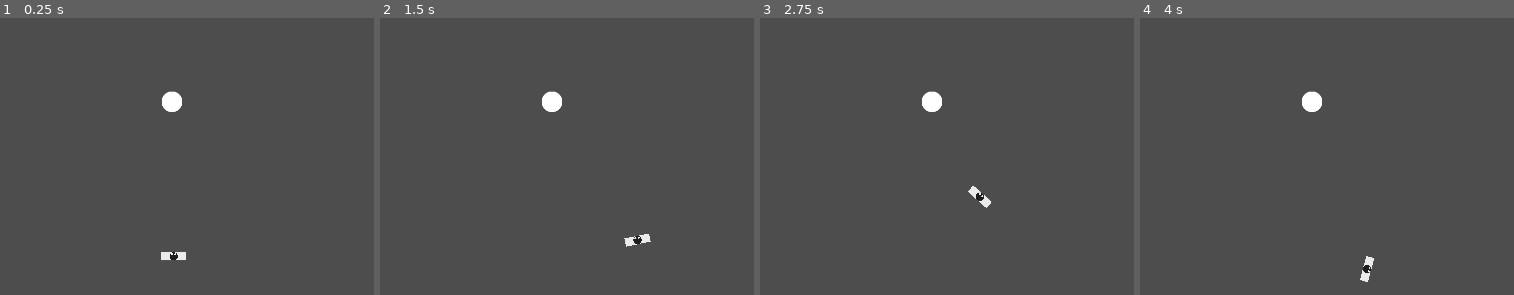
Above: before the commit, frames 1-4 (left to right).
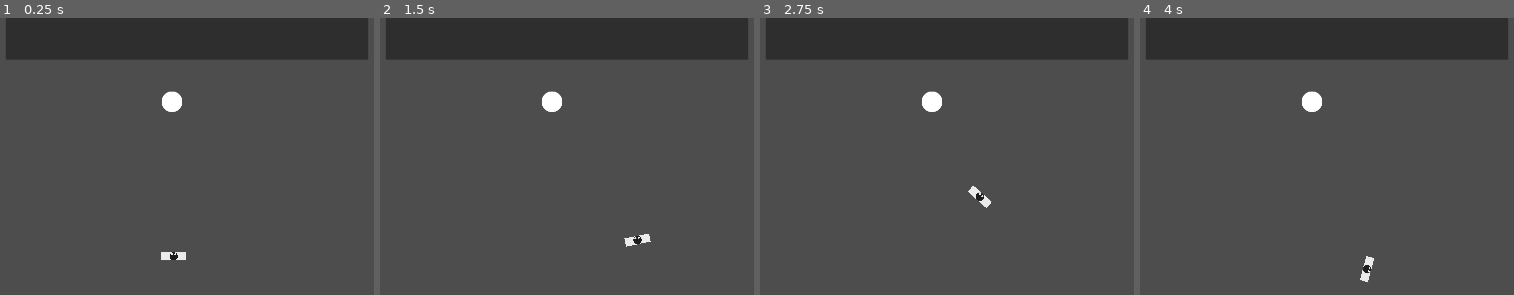
Above: after the commit, the same moments.

Repository: JennieAurellia/One-More-Day
Game: Godot game, scene res://src/scene/game_scene.tscn
The game is run twice, just before and just after one commit, with the same random seed, the same clock (stepped at 60 frames per second) and the same inputs. The project has no main scene, so this scene is started directly.
Inputs (mouse positions are in pixels of both pictures, inside the frame that each line leads up to):
- Up to frame 1 (0.25 s): no input
- Up to frame 2 (1.5 s): tap Enter at 0.5 s; move the mouse to (742, 220) at 0.52 s; click (742, 220) at 0.67 s; move the mouse to (406, 264) at 1.27 s; click (406, 264) at 1.42 s
- Up to frame 3 (2.75 s): move the mouse to (1025, 142) at 2.02 s; click (1025, 142) at 2.17 s
- Up to frame 4 (4 s): move the mouse to (outside the picture) at 2.77 s; click (outside the picture) at 2.92 s; move the mouse to (outside the picture) at 3.52 s; click (outside the picture) at 3.67 s

The runs differ from the first frame. In frame 1, 14% of the frame differs, in the area x 1-99%, y 0-15%; in frame 2, 14%; in frame 3, 14%; in frame 4, 14%.

Commit message:
Added item interaction and inventory system

Diff:
--- /dev/null
+++ b/data/item/test_item.tres
@@ -0,0 +1,12 @@
+[gd_resource type="Resource" script_class="ItemData" format=3 uid="uid://fdqkj7bkw86q"]
+
+[ext_resource type="Texture2D" uid="uid://cg6vbr7nhy7hl" path="res://assets/basic_sprite/Triangle.png" id="1_7yka8"]
+[ext_resource type="Script" uid="uid://bmu7obj2sm5aw" path="res://src/game_system/inventory/item_data.gd" id="1_w5n7i"]
+
+[resource]
+script = ExtResource("1_w5n7i")
+id = &"test_item"
+display_name = "Test Item"
+icon = ExtResource("1_7yka8")
+description = "Only used for testing."
+metadata/_custom_type_script = "uid://bmu7obj2sm5aw"
--- a/project.godot
+++ b/project.godot
@@ -15,6 +15,11 @@
 boot_splash/bg_color=Color(0, 0, 0, 1)
 boot_splash/show_image=false
 config/icon="res://icon.svg"
+
+[autoload]
+
+InventoryManager="*uid://c0wpcwyvqrtxj"
+CursorManager="*uid://ceu04osa3ymxe"
 
 [debug]
 
--- /dev/null
+++ b/src/common/autoload/cursor_manager.gd
@@ -0,0 +1,36 @@
+extends Node
+
+@export var default_cursor_texture : Texture2D
+@export var hover_cursor_texture : Texture2D # Cursor when hovering an interactable, no item selected
+@export var item_cursor_hotspot : Vector2 = Vector2(50, 50)
+
+# ==================================================================================================
+#                Virtual methods
+# ==================================================================================================
+func _ready() -> void:
+	# Connect signals
+	InventoryManager.selection_changed.connect(_on_selection_changed)
+	# Initialize
+	set_process(true)
+
+func _process(_delta: float) -> void:
+	_update_cursor()
+
+# ==================================================================================================
+#                Cursor methods
+# ==================================================================================================
+func _update_cursor() -> void:
+	var hovered : InteractableComponent = InteractableComponent.current_hovered_interactable
+	var selected : ItemData = InventoryManager.selected_item
+	if selected and hovered:
+		# Show the held item's icon as the cursor when it can be used here
+		Input.set_custom_mouse_cursor(selected.icon, Input.CURSOR_ARROW, item_cursor_hotspot)
+	elif selected:
+		Input.set_custom_mouse_cursor(selected.icon, Input.CURSOR_ARROW, item_cursor_hotspot)
+	elif hovered:
+		Input.set_custom_mouse_cursor(hover_cursor_texture, Input.CURSOR_ARROW)
+	else:
+		Input.set_custom_mouse_cursor(default_cursor_texture, Input.CURSOR_ARROW)
+
+func _on_selection_changed(item_data: ItemData) -> void:
+	_update_cursor()
--- a/src/common/component/interactable_component.gd
+++ b/src/common/component/interactable_component.gd
@@ -4,6 +4,7 @@
 signal interactable_hovered
 signal interactable_unhovered
 signal interactable_interacted
+signal item_used_on(item_data:ItemData)
 
 @export_subgroup("References")
 @export var interact_control : Control
@@ -23,9 +24,14 @@
 # ==================================================================================================
 #                Interactable methods
 # ==================================================================================================
-func interact(): interactable_interacted.emit()
+func interact() -> void:
+	var held_item_data : ItemData = InventoryManager.selected_item
+	if held_item_data:
+		item_used_on.emit(held_item_data)
+		InventoryManager.select_item(null)
+	else: interactable_interacted.emit()
 
-func get_position()->Vector2: return get_parent().global_position
+func get_position() -> Vector2: return get_parent().global_position
 
 # ==================================================================================================
 #                Signal listener methods
@@ -33,7 +39,6 @@
 func _on_mouse_entered():
 	current_hovered_interactable = self
 	interactable_hovered.emit()
-
 func _on_mouse_exited():
 	current_hovered_interactable = null
 	interactable_unhovered.emit()
--- a/src/game_object/interactable/test_interact/test_interact.gd
+++ b/src/game_object/interactable/test_interact/test_interact.gd
@@ -8,6 +8,7 @@
 @export_subgroup("Interact Settings")
 @export var normal_color : Color = Color.WHITE
 @export var hover_color : Color = Color.YELLOW
+@export var interact_give_item_data : ItemData
 @export var interact_message : String = "Object interacted"
 
 # ==================================================================================================
@@ -21,6 +22,7 @@
 	interactable_component.interactable_hovered.connect(_on_interactable_hovered)
 	interactable_component.interactable_unhovered.connect(_on_interactable_unhovered)
 	interactable_component.interactable_interacted.connect(_on_interactable_interacted)
+	interactable_component.item_used_on.connect(_on_item_used_on)
 
 # ==================================================================================================
 #                Signal listener methods
@@ -29,4 +31,9 @@
 
 func _on_interactable_unhovered(): sprite.modulate = normal_color
 
-func _on_interactable_interacted(): print(interact_message)
+func _on_interactable_interacted():
+	if interact_give_item_data: InventoryManager.add_item(interact_give_item_data)
+	else: print(interact_message)
+
+func _on_item_used_on(item_data:ItemData):
+	print("Interacted with %s" % item_data.display_name)
--- a/src/game_object/interactable/test_interact/test_interact.tscn
+++ b/src/game_object/interactable/test_interact/test_interact.tscn
@@ -2,12 +2,14 @@
 
 [ext_resource type="Script" uid="uid://c6mt8q0xwo4u7" path="res://src/game_object/interactable/test_interact/test_interact.gd" id="1_vo3ts"]
 [ext_resource type="Script" uid="uid://5xtjibybpdw1" path="res://src/common/component/interactable_component.gd" id="2_23yk8"]
+[ext_resource type="Resource" uid="uid://fdqkj7bkw86q" path="res://data/item/test_item.tres" id="2_652h5"]
 [ext_resource type="Texture2D" uid="uid://dh7xj2l2elkgo" path="res://assets/basic_sprite/Circle.png" id="3_40gj5"]
 
 [node name="TestInteract" type="Node2D" unique_id=1906740693 node_paths=PackedStringArray("interactable_component", "sprite")]
 script = ExtResource("1_vo3ts")
 interactable_component = NodePath("InteractableComponent")
 sprite = NodePath("Sprite")
+interact_give_item_data = ExtResource("2_652h5")
 
 [node name="InteractableComponent" type="Node" parent="." unique_id=1696370411 node_paths=PackedStringArray("interact_control")]
 script = ExtResource("2_23yk8")
--- a/src/game_object/player/player.gd
+++ b/src/game_object/player/player.gd
@@ -79,10 +79,14 @@
 
 func _left_mouse_interaction():
 	var hovered : InteractableComponent = InteractableComponent.current_hovered_interactable
+	var selected : ItemData = InventoryManager.selected_item
 	if hovered:
 		# Walk to the interactable first, interact once close enough
 		_pending_interactable = hovered
 		_move_to(hovered.get_position())
+	elif selected:
+		# Deselect item when clicked at empty space
+		InventoryManager.select_item(null)
 	else:
 		# Regular point-and-click movement, cancel any pending interaction
 		_pending_interactable = null
--- /dev/null
+++ b/src/game_system/inventory/inventory_manager.gd
@@ -0,0 +1,32 @@
+extends Node
+
+signal item_added(item_data:ItemData)
+signal item_removed(item_data:ItemData)
+signal selection_changed(item_data:ItemData)
+
+var items : Array[ItemData] = []
+var selected_item : ItemData = null
+
+func add_item(item_data:ItemData):
+	if item_data == null: return
+	items.append(item_data)
+	item_added.emit(item_data)
+
+func remove_item(item_data: ItemData):
+	if not items.has(item_data): return
+	items.erase(item_data)
+	if selected_item == item_data:
+		select_item(null)
+	item_removed.emit(item_data)
+
+func has_item(id:StringName):
+	return items.any(func(i): return i.id == id)
+
+func select_item(item_data: ItemData):
+	# Toggle off if clicking the already-selected item
+	selected_item = null if selected_item == item_data else item_data
+	selection_changed.emit(selected_item)
+
+func consume_selected():
+	if selected_item:
+		remove_item(selected_item)
--- /dev/null
+++ b/src/game_system/inventory/item_data.gd
@@ -0,0 +1,7 @@
+extends Resource
+class_name ItemData
+
+@export var id : StringName
+@export var display_name : String
+@export var icon : Texture2D
+@export_multiline var description : String
--- a/src/scene/game_scene.tscn
+++ b/src/scene/game_scene.tscn
@@ -2,6 +2,8 @@
 
 [ext_resource type="PackedScene" uid="uid://b8uk1p3wu3wvw" path="res://src/game_object/player/player.tscn" id="1_5t8dn"]
 [ext_resource type="PackedScene" uid="uid://svy8xo3vfidm" path="res://src/game_object/interactable/test_interact/test_interact.tscn" id="2_jrgi4"]
+[ext_resource type="PackedScene" uid="uid://cumbmuajmatxw" path="res://src/ui/inventory/inventory_ui.tscn" id="3_iavex"]
+[ext_resource type="Script" uid="uid://ceu04osa3ymxe" path="res://src/common/autoload/cursor_manager.gd" id="4_n0qnv"]
 
 [node name="GameScene" type="Node2D" unique_id=14823134]
 
@@ -11,3 +13,17 @@
 
 [node name="TestInteract" parent="." unique_id=1906740693 instance=ExtResource("2_jrgi4")]
 position = Vector2(924, 201)
+
+[node name="InventoryCursor" type="Node" parent="." unique_id=943129645]
+script = ExtResource("4_n0qnv")
+metadata/_custom_type_script = "uid://ceu04osa3ymxe"
+
+[node name="UICanvasLayer" type="CanvasLayer" parent="." unique_id=970134607]
+
+[node name="InventoryUI" parent="UICanvasLayer" unique_id=901225113 instance=ExtResource("3_iavex")]
+anchors_preset = 5
+anchor_left = 0.5
+anchor_right = 0.5
+offset_left = -435.0
+offset_right = 435.0
+grow_horizontal = 2
--- /dev/null
+++ b/src/ui/inventory/inventory_slot/inventory_slot_ui.gd
@@ -0,0 +1,31 @@
+extends Control
+class_name InventorySlotUI
+
+@export_subgroup("References")
+@export var item_texture_rect : TextureRect
+@export var button : Button
+
+var item_data : ItemData = null
+
+# ==================================================================================================
+#                Virtual methods
+# ==================================================================================================
+func _ready() -> void:
+	# Assertion check
+	assert(item_texture_rect, "item_texture_rect is missing")
+	assert(button, "button is missing")
+	# Connect signals
+	button.pressed.connect(_on_pressed)
+
+# ==================================================================================================
+#                Inventory slot methods
+# ==================================================================================================
+func set_item_data(new_item_data:ItemData):
+	item_data = new_item_data
+	item_texture_rect.texture = item_data.icon
+	tooltip_text = item_data.display_name
+
+# ==================================================================================================
+#                Signal listener methods
+# ==================================================================================================
+func _on_pressed(): InventoryManager.select_item(item_data)
--- /dev/null
+++ b/src/ui/inventory/inventory_slot/inventory_slot_ui.tscn
@@ -0,0 +1,18 @@
+[gd_scene format=3 uid="uid://ceiflj1joievo"]
+
+[ext_resource type="Script" uid="uid://cjpvcbgdeyeqh" path="res://src/ui/inventory/inventory_slot/inventory_slot_ui.gd" id="1_svefe"]
+
+[node name="InventorySlotUI" type="PanelContainer" unique_id=1403101574 node_paths=PackedStringArray("item_texture_rect", "button")]
+custom_minimum_size = Vector2(100, 100)
+offset_right = 100.0
+offset_bottom = 100.0
+script = ExtResource("1_svefe")
+item_texture_rect = NodePath("ItemTextureRect")
+button = NodePath("Button")
+
+[node name="ItemTextureRect" type="TextureRect" parent="." unique_id=670082027]
+layout_mode = 2
+expand_mode = 5
+
+[node name="Button" type="Button" parent="." unique_id=695908821]
+layout_mode = 2
--- /dev/null
+++ b/src/ui/inventory/inventory_ui.gd
@@ -0,0 +1,43 @@
+extends Control
+class_name InventoryUI
+
+@export_subgroup("References")
+@export var inventory_slot_parent : Control
+
+@export_subgroup("Inventory Settings")
+@export var inventory_slot_ui_scene : PackedScene
+
+var _inventory_slot_dictionary : Dictionary[ItemData, InventorySlotUI] = {}
+
+# ==================================================================================================
+#                Virtual methods
+# ==================================================================================================
+func _ready() -> void:
+	# Assertion check
+	assert(inventory_slot_parent, "inventory_slot_parent is missing")
+	assert(inventory_slot_ui_scene, "inventory_slot_ui_scene is missing")
+	# Connect signals
+	InventoryManager.item_added.connect(_on_item_added)
+	InventoryManager.item_removed.connect(_on_item_removed)
+	InventoryManager.selection_changed.connect(_on_selection_changed)
+
+# ==================================================================================================
+#                Signal listener methods
+# ==================================================================================================
+func _on_item_added(item_data:ItemData):
+	var inventory_slot_ui_instance : InventorySlotUI = inventory_slot_ui_scene.instantiate()
+	inventory_slot_parent.add_child(inventory_slot_ui_instance)
+	inventory_slot_ui_instance.set_item_data(item_data)
+	_inventory_slot_dictionary[item_data] = inventory_slot_ui_instance
+
+func _on_item_removed(item_data:ItemData):
+	if _inventory_slot_dictionary.has(item_data):
+		_inventory_slot_dictionary[item_data].queue_free()
+		_inventory_slot_dictionary.erase(item_data)
+
+func _on_selection_changed(selected_item_data:ItemData):
+	for item_data:ItemData in _inventory_slot_dictionary.keys():
+		var inventory_slot_ui : InventorySlotUI = _inventory_slot_dictionary[item_data]
+		var is_selected : bool = item_data == selected_item_data
+		#inventory_slot_ui.scale = Vector2.ONE * (selected_highlight_scale if is_selected else 1.0)
+		#inventory_slot_ui.modulate = Color.WHITE if is_selected else Color(0.8, 0.8, 0.8)
--- /dev/null
+++ b/src/ui/inventory/inventory_ui.tscn
@@ -0,0 +1,17 @@
+[gd_scene format=3 uid="uid://cumbmuajmatxw"]
+
+[ext_resource type="Script" uid="uid://cvbcre0i2cti4" path="res://src/ui/inventory/inventory_ui.gd" id="1_um3hd"]
+[ext_resource type="PackedScene" uid="uid://ceiflj1joievo" path="res://src/ui/inventory/inventory_slot/inventory_slot_ui.tscn" id="2_m1isk"]
+
+[node name="InventoryUI" type="PanelContainer" unique_id=901225113 node_paths=PackedStringArray("inventory_slot_parent")]
+offset_right = 870.0
+offset_bottom = 100.0
+script = ExtResource("1_um3hd")
+inventory_slot_parent = NodePath("InventorySlotHBox")
+inventory_slot_ui_scene = ExtResource("2_m1isk")
+
+[node name="InventorySlotHBox" type="HBoxContainer" parent="." unique_id=127911271]
+custom_minimum_size = Vector2(870, 100)
+layout_mode = 2
+size_flags_horizontal = 0
+theme_override_constants/separation = 10
Not shown, added: src/common/autoload/cursor_manager.gd.uid
Not shown, added: src/game_system/inventory/inventory_manager.gd.uid
Not shown, added: src/game_system/inventory/item_data.gd.uid
Not shown, added: src/ui/inventory/inventory_slot/inventory_slot_ui.gd.uid
Not shown, added: src/ui/inventory/inventory_ui.gd.uid
